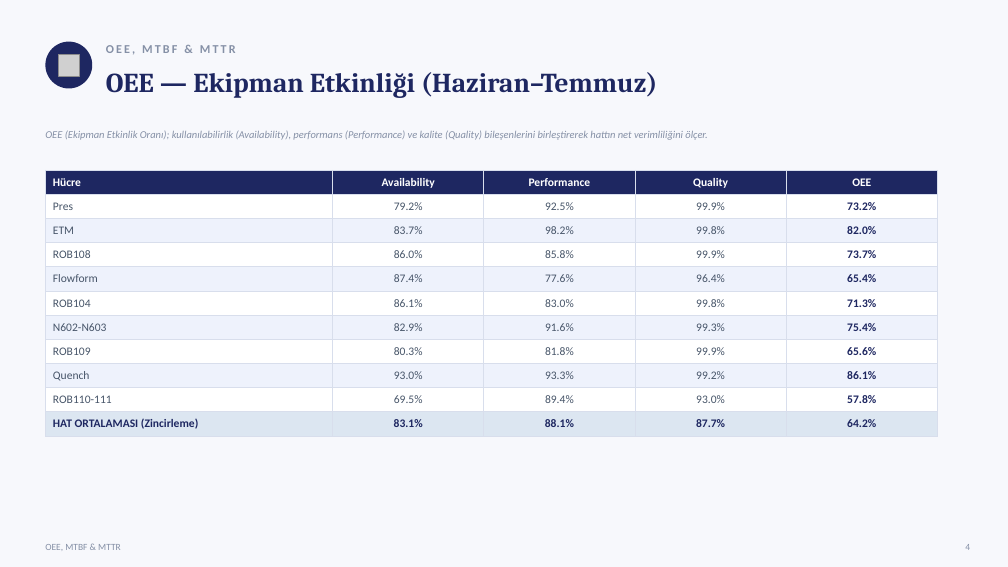
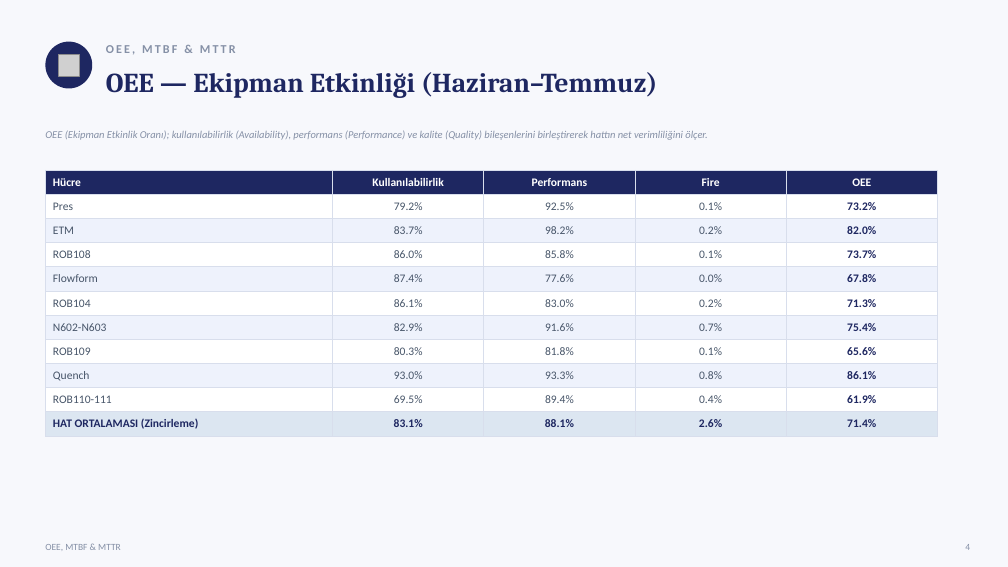
Before and after one commit to sgtdali/ManufUI, a slide deck: slide 5 of docs/sunumlar/Repkon-HF901-Ust-Yonetim-Sunumu-2026-07.pptx. Drawn at 1008x567 pixels with LibreOffice and Linux fonts; fonts in the diff are those of the drawing; grey boxes stand for pictures. Boxes give left, top, right and bottom in pixels: in the first picture for what was removed or moved away, otherwise in the second. Text is boxed around its words. In the diff, an @@ line names an element or a change of style, - is before the commit and + after.

```diff
--- a/docs/sunumlar/Repkon-HF901-Ust-Yonetim-Sunumu-2026-07.pptx
+++ b/docs/sunumlar/Repkon-HF901-Ust-Yonetim-Sunumu-2026-07.pptx
@@ table at (45, 170, 938, 433) @@
-row 1: Hücre | Availability | Performance | Quality | OEE
+row 1: Hücre | Kullanılabilirlik | Performans | Fire | OEE
-row 2, column 4: 99.9%
+row 2, column 4: 0.1%
-row 3, column 4: 99.8%
+row 3, column 4: 0.2%
-row 4, column 4: 99.9%
+row 4, column 4: 0.1%
-row 5, column 4: 96.4%
+row 5, column 4: 0.0%
-row 5, column 5: 65.4%
+row 5, column 5: 67.8%
-row 6, column 4: 99.8%
+row 6, column 4: 0.2%
-row 7, column 4: 99.3%
+row 7, column 4: 0.7%
-row 8, column 4: 99.9%
+row 8, column 4: 0.1%
-row 9, column 4: 99.2%
+row 9, column 4: 0.8%
-row 10, column 4: 93.0%
+row 10, column 4: 0.4%
-row 10, column 5: 57.8%
+row 10, column 5: 61.9%
-row 11, column 4: 87.7%
+row 11, column 4: 2.6%
-row 11, column 5: 64.2%
+row 11, column 5: 71.4%
```
Also in this commit, not shown: 6 other slides changed, 2 slides added, 5 other files.
